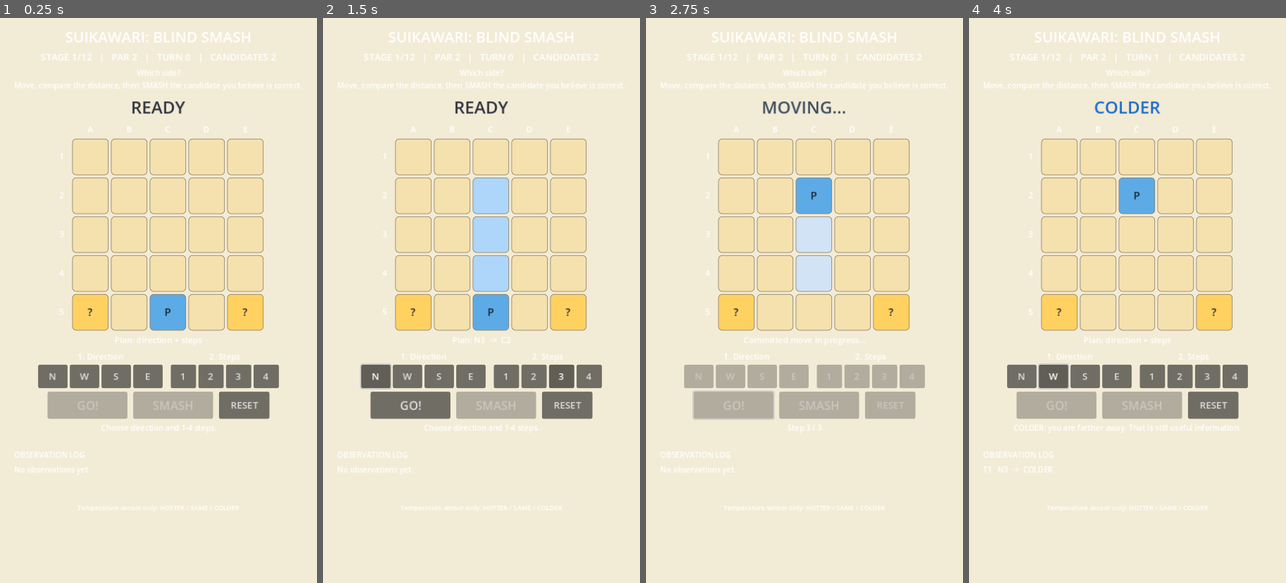
Above: before the commit, frames 1-4 (left to right).
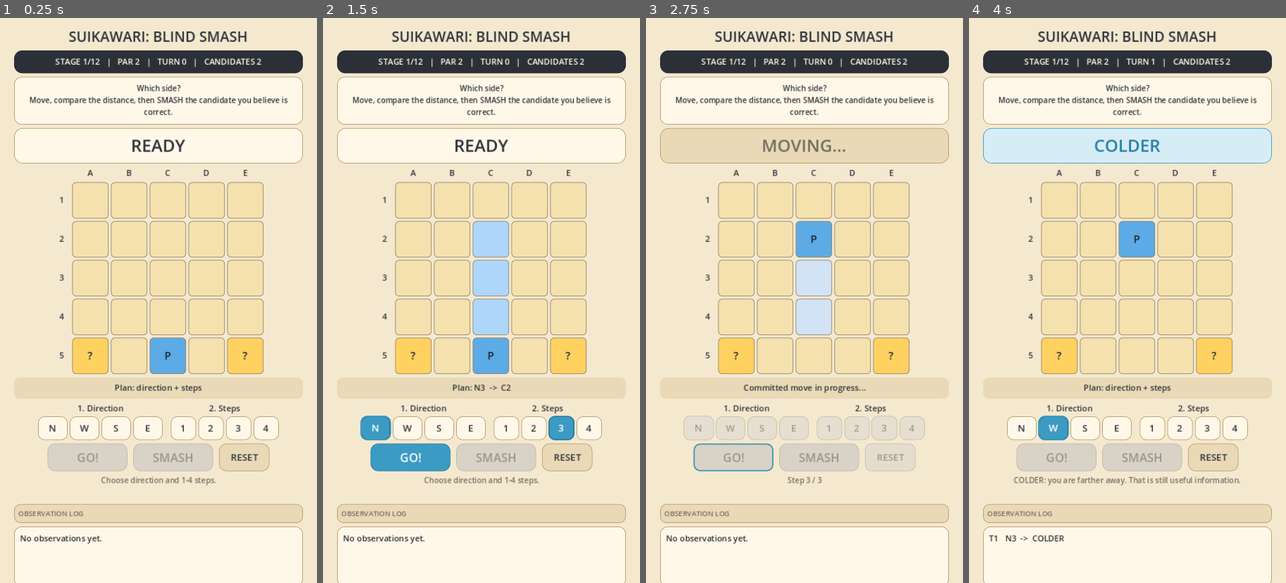
Above: after the commit, the same moments.

Repository: madowaku/suikawari-blind-smash
Game: Godot game, scene res://src/main.tscn
Same seed, same stepped clock (60 frames per second), same inputs: the game is played once before the commit and once after it.
Inputs:
- Up to frame 1 (0.25 s): no input
- Up to frame 2 (1.5 s): click "3" at 0.5 s; click "N" at 1.25 s
- Up to frame 3 (2.75 s): click "GO!" at 2 s
- Up to frame 4 (4 s): click "W" at 3.5 s

The runs differ from the first frame. In frame 1, 33% of the frame differs, in the area x 4-96%, y 2-100%; in frame 2, 34%; in frame 3, 34%; in frame 4, 37%.

Commit message:
feat: attach UI polish layer

Diff:
--- a/src/main.tscn
+++ b/src/main.tscn
@@ -1,7 +1,8 @@
-[gd_scene load_steps=3 format=3]
+[gd_scene load_steps=4 format=3]
 
 [ext_resource path="res://src/main.gd" type="Script" id="1"]
 [ext_resource path="res://src/audio_feedback.gd" type="Script" id="2"]
+[ext_resource path="res://src/ui_polish.gd" type="Script" id="3"]
 
 [node name="Main" type="Control"]
 layout_mode = 3
@@ -14,3 +15,6 @@
 
 [node name="AudioFeedback" type="Node" parent="."]
 script = ExtResource("2")
+
+[node name="UIPolish" type="Node" parent="."]
+script = ExtResource("3")
